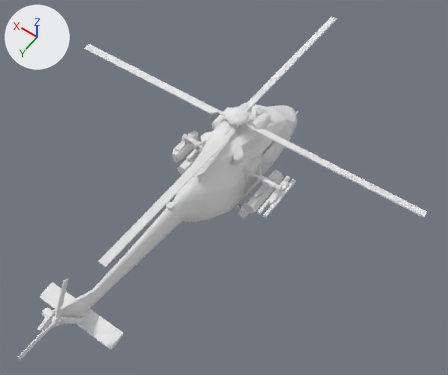
What one commit did to the glTF model src/main/resources/combinedassault_packs/combinedassault/assets/combinedassault/models/aircraft/w3/w3.glb.
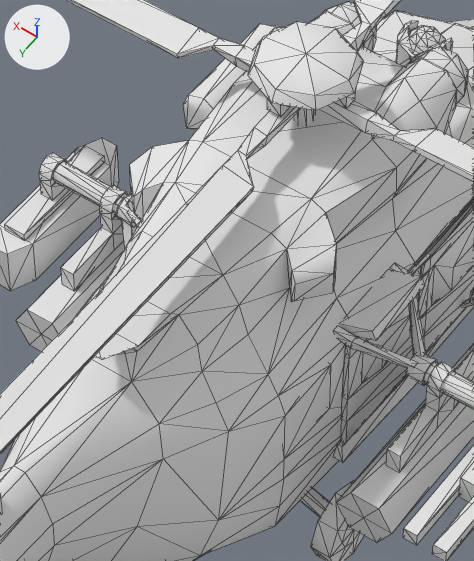
Old and new are each drawn whole from a camera (50 mm lens) standing at (-9.41, 14.03, 21.47) and looking at (-0.72, 1.87, 2.36) and again close up on the part from 39% to 61% of the width and 27% to 58% of the height. Arrows for +X, +Y and +Z are at upper left; the lights stay in place. The last two pictures show the newer version. The close-ups show mesh edges as thin lines. Objects named as collision shapes, trigger or cutter boxes, shadow casters or lower levels of detail are left out. Where no turn or scale is listed for an object, it has been applied to the vertices.

Before the edit, the objects in view are built like this:
```python
me_cabin_door_r = bpy.data.meshes.new('cabin_door_r')
me_cabin_door_r.from_pydata(...)  # 68 vertices, 87 faces; spans x -0.096..0.055, y -0.599..0.599, z -0.664..0.664
me_cabin_door_r.materials.append(mat_paint)  # white #e7e7e7
me_rotor = bpy.data.meshes.new('rotor')
me_rotor.from_pydata(...)  # 178 vertices, 264 faces; spans x -7.8..7.8, y -7.8..7.8, z 0.0..0.8
me_rotor.materials.append(mat_paint)  # white #e7e7e7
me_sight = bpy.data.meshes.new('sight')
me_sight.from_pydata(...)  # 130 vertices, 227 faces; spans x -0.209..0.209, y -0.231..0.188, z -0.021..0.477
me_sight.materials.append(mat_paint)  # white #e7e7e7
ob_cabin_door_r = bpy.data.objects.new('cabin_door_r', me_cabin_door_r)
ob_cabin_door_r.location = (-1.065, -0.803, 1.763)
ob_rotor = bpy.data.objects.new('rotor', me_rotor)
ob_rotor.location = (0.0, 0.0, 3.732)
ob_sight = bpy.data.objects.new('sight', me_sight)
ob_sight.parent = ob_w3
ob_sight.location = (0.0, -1.795, 2.782)
# also in view: 'body' at (-0.02, 3.08, 2.07)
```
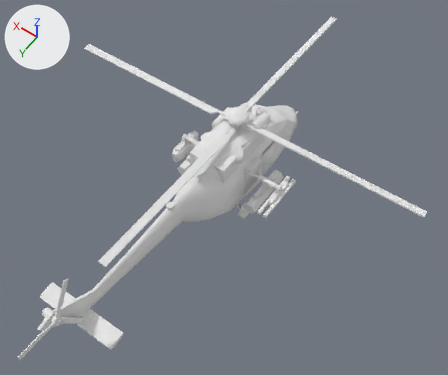
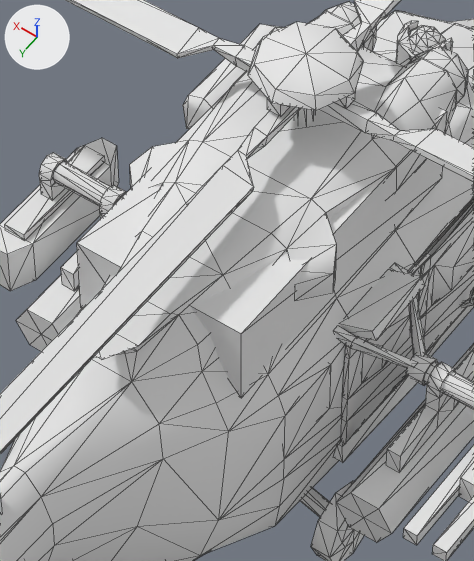
Pixel boxes [x1, y1, x2, y2] of what changed, in the close-ups (474 x 561 px):
'hit_engine_2', added: after [190, 109, 447, 398]
'hit_engine_1', added: after [77, 92, 227, 309]

Patch to the scene script:
```diff
--- a/src/main/resources/combinedassault_packs/combinedassault/assets/combinedassault/models/aircraft/w3/w3.glb.py
+++ b/src/main/resources/combinedassault_packs/combinedassault/assets/combinedassault/models/aircraft/w3/w3.glb.py
@@ me_hit_engine_2 @@
+me_hit_engine_2.from_pydata(...)  # a box spanning x -0.8..-0.12, y -0.9..2.0, z 2.75..3.55
@@ me_hit_engine_1 @@
+me_hit_engine_1.from_pydata(...)  # a box spanning x 0.12..0.8, y -0.9..2.0, z 2.75..3.55
@@ ob_hit_engine_2 @@
+ob_hit_engine_2 = bpy.data.objects.new('hit_engine_2', me_hit_engine_2)
+ob_hit_engine_2.location = (0.0, 0.0, 0.0)
@@ ob_hit_engine_1 @@
+ob_hit_engine_1 = bpy.data.objects.new('hit_engine_1', me_hit_engine_1)
+ob_hit_engine_1.location = (0.0, 0.0, 0.0)
```
